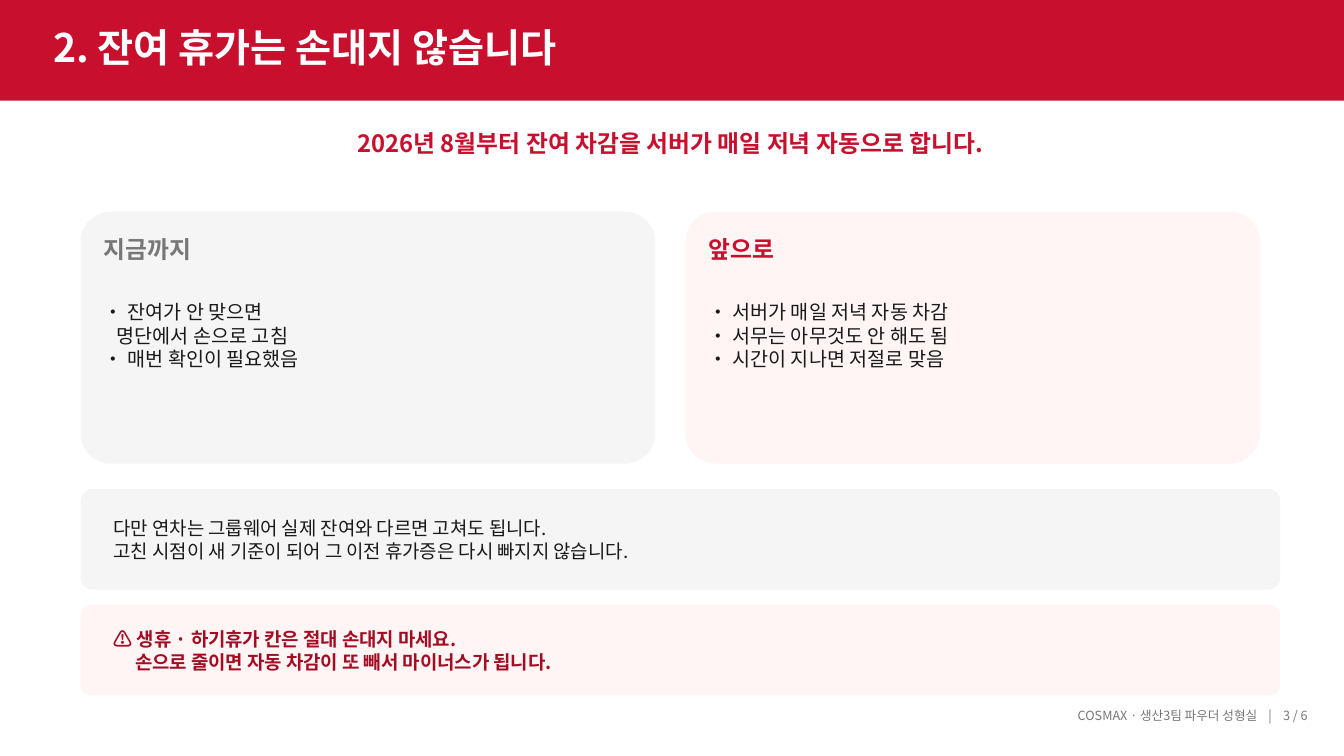
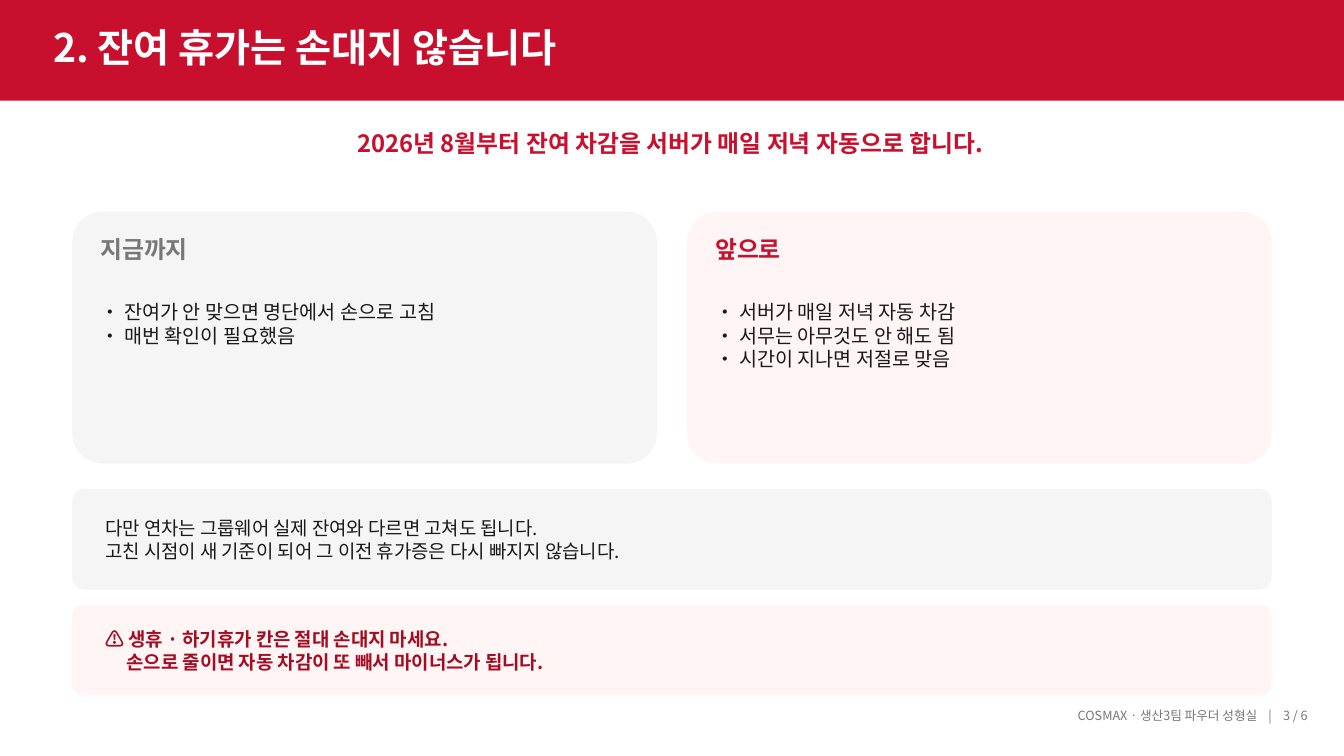
Before and after one commit to djlee-cosmax/Vacation-Permit-Auto-System, a slide deck: slide 3 of docs/휴가증 자동 반영 프로그램 안내 (서무용).pptx. Drawn at 1344x756 pixels with LibreOffice and Linux fonts; fonts in the diff are those of the drawing. Boxes give left, top, right and bottom in pixels: in the first picture for what was removed or moved away, otherwise in the second. Text is boxed around its words. In the diff, an @@ line names an element or a change of style, - is before the commit and + after.

```diff
--- a/docs/휴가증 자동 반영 프로그램 안내 (서무용).pptx
+++ b/docs/휴가증 자동 반영 프로그램 안내 (서무용).pptx
@@ rounded rectangle: place and size @@
-rounded rectangle at (81,212,655,464)
+rounded rectangle at (73,212,657,464)
@@ text "지금까지": place and size @@
-text "지금까지" at (104,238,192,260)
+text "지금까지" at (100,238,188,260)
@@ rounded rectangle: place and size @@
-rounded rectangle at (686,212,1260,464)
+rounded rectangle at (688,212,1272,464)
@@ text "앞으로": place and size @@
-text "앞으로" at (708,238,774,260)
+text "앞으로" at (715,238,781,260)
@@ text "• 잔여가 안 맞으면 명단에서 ..." rewrapped from (117,302,299,368) to (124,302,435,345) @@
@@ text "• 서버가 매일 저녁 자동 ...": place and size @@
-text "• 서버가 매일 저녁 자동 ..." at (732,302,949,368)
+text "• 서버가 매일 저녁 자동 ..." at (739,302,955,368)
@@ 2 texts, 2 rounded rectangles: place and size @@
-2 texts, 2 rounded rectangles at (81,489,1280,696)
+2 texts, 2 rounded rectangles at (73,489,1272,696)
```
Also in this commit, not shown: 4 other slides changed, 1 other file.
